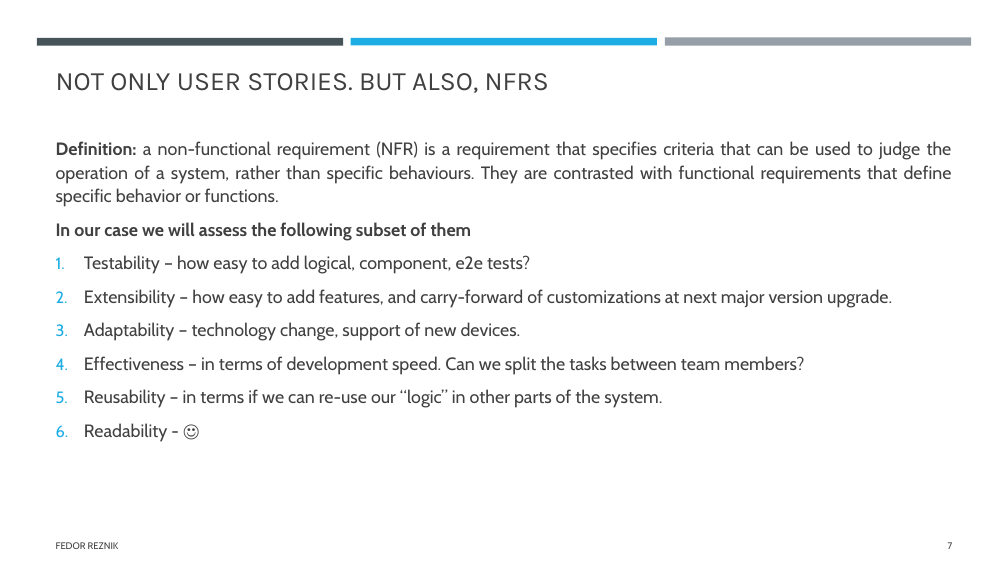
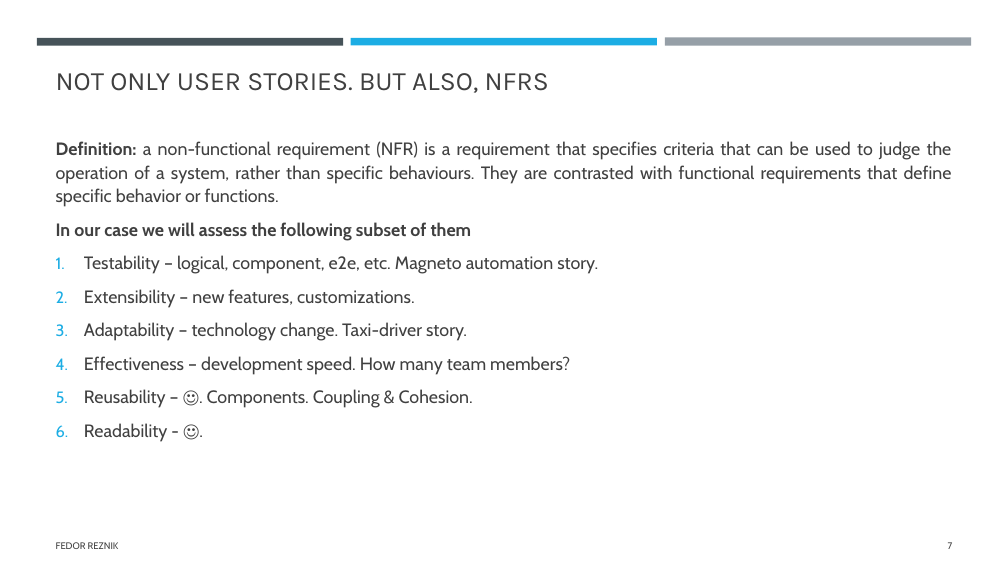
Before and after one commit to FedorReznik/ui-patterns-lecture, a slide deck: slide 7 of The history of UI architecture design approaches.pptx. Drawn at 1008x567 pixels with LibreOffice and Linux fonts; fonts in the diff are those of the drawing. Boxes give left, top, right and bottom in pixels: in the first picture for what was removed or moved away, otherwise in the second. Text is boxed around its words. In the diff, an @@ line names an element or a change of style, - is before the commit and + after.

```diff
--- a/The history of UI architecture design approaches.pptx
+++ b/The history of UI architecture design approaches.pptx
@@ text at <box>84,255,598,442</box>: text changed @@
-1. Testability – how easy to add logical, component, e2e tests?
-2. Extensibility – how easy to add features, and carry-forward of customizations at next major version upgrade.
-3. Adaptability – technology change, support of new devices.
-4. Effectiveness – in terms of development speed. Can we split the tasks between team members?
-5. Reusability – in terms if we can re-use our “logic” in other parts of the system.
-6. Readability - ☺
+1. Testability – logical, component, e2e, etc. Magneto automation story.
+2. Extensibility – new features, customizations.
+3. Adaptability – technology change. Taxi-driver story.
+4. Effectiveness – development speed. How many team members?
+5. Reusability – ☺. Components. Coupling & Cohesion.
+6. Readability - ☺.
```
Also in this commit, not shown: 6 other slides changed.
